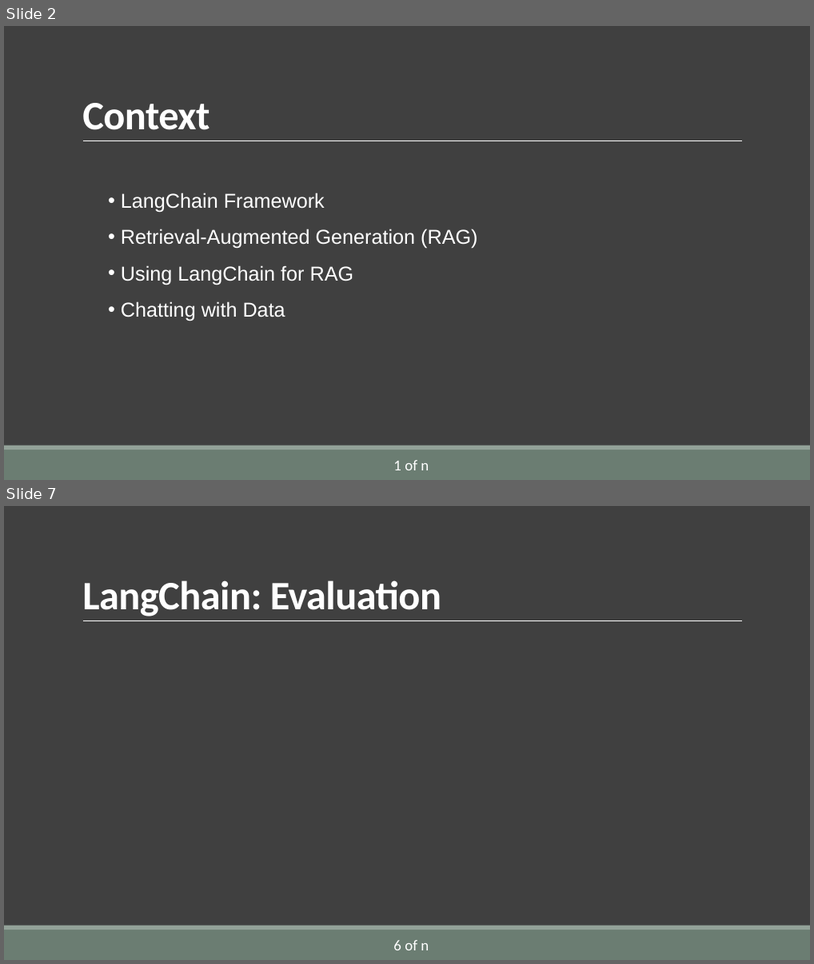
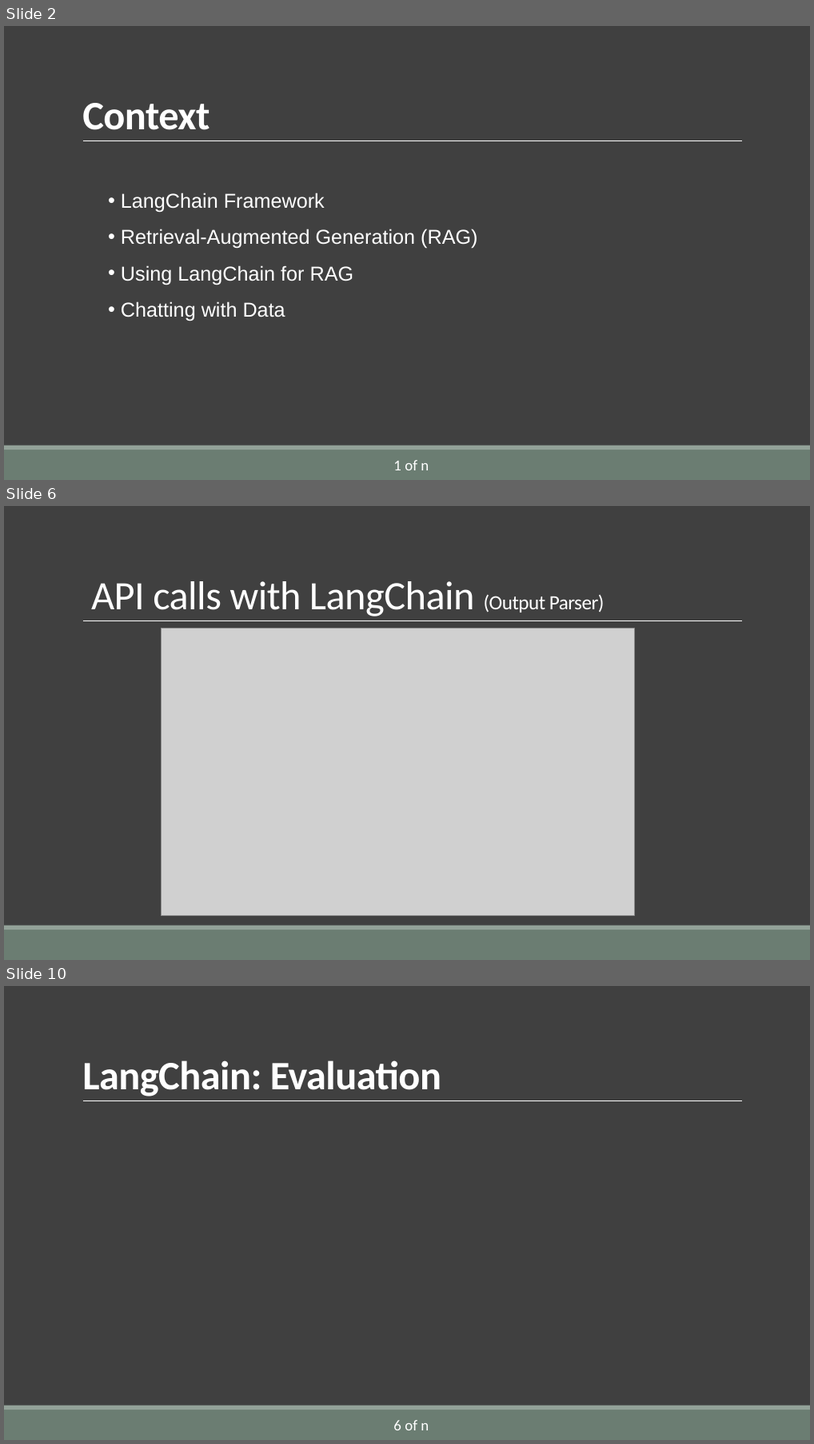
Before and after one commit to AlirezaSaei1/NLP-Assignments, a slide deck: Presentation/Slides/Presentation.pptx. Shown one above the other, each under a label of ours: slides 2 and 7 before the commit, slides 2, 6 and 10 after it; the slides between them are not shown. The pictures are 814x964 and 814x1444 pixels, drawn with LibreOffice and Linux fonts; fonts in the diff are those of the drawing; grey boxes stand for pictures. Boxes give left, top, right and bottom in pixels: in the first picture for what was removed or moved away, otherwise in the second. Text is boxed around its words. In the diff, an @@ line names an element or a change of style, - is before the commit and + after.

```diff
--- a/Presentation/Slides/Presentation.pptx
+++ b/Presentation/Slides/Presentation.pptx
@@ slide 6 added at bbox=[4, 506, 810, 960], background #404040; not listed: 3 template elements that a slide beside it also shows @@
@@ title added at bbox=[91, 581, 605, 616], 48 pt, text #FFFFFF @@
+API calls with LangChain (Output Parser)
@@ picture added at bbox=[162, 628, 634, 915] @@
@@ what was slide 7 is now slide 10 @@
```
Also in this commit, not shown: 4 slides changed, 2 other slides added.
